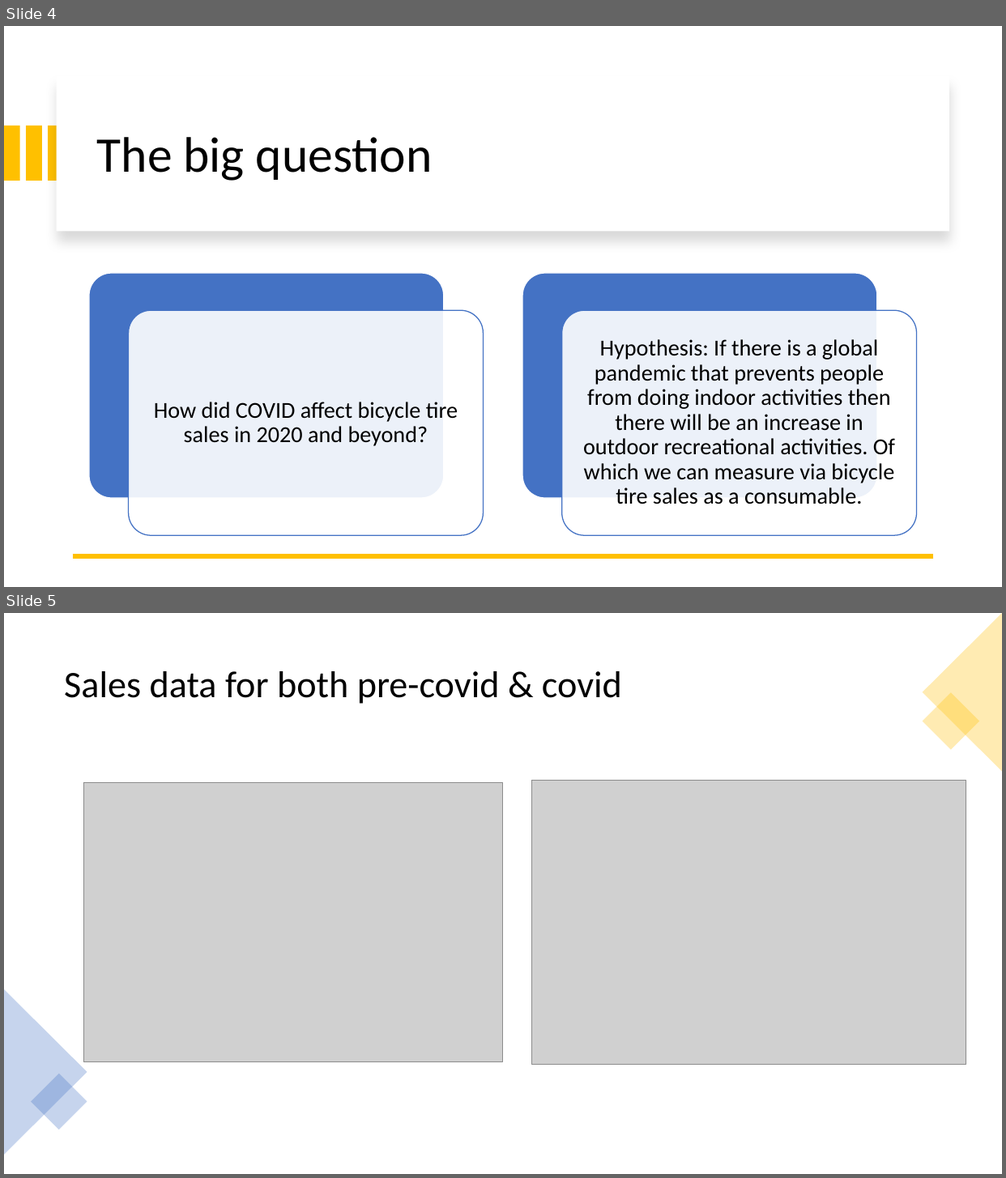
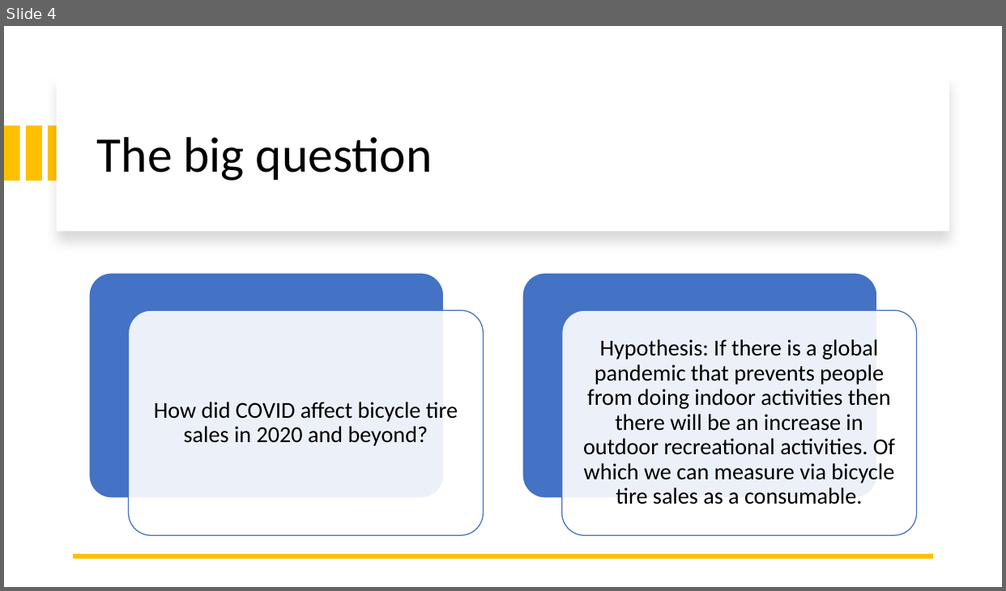
Before and after one commit to 2Delta/GT-Coding-Boot-Camp_Project-1, a slide deck: Project_power_point.pptx. Shown one above the other, each under a label of ours: slides 4 and 5 before the commit, slide 4 after it. The pictures are 1006x1178 and 1006x591 pixels, drawn with LibreOffice and Linux fonts; fonts in the diff are those of the drawing; grey boxes stand for pictures. Boxes give left, top, right and bottom in pixels: in the first picture for what was removed or moved away, otherwise in the second. Text is boxed around its words. In the diff, an @@ line names an element or a change of style, - is before the commit and + after.

```diff
--- a/Project_power_point.pptx
+++ b/Project_power_point.pptx
@@ slide 5 removed at [4,613,1002,1174], background #FFFFFF @@
@@ triangle removed at [923,613,1002,772] @@
@@ title removed at [64,671,622,704] @@
-Sales data for both pre-covid & covid
@@ rectangle removed at [923,693,979,750] @@
@@ picture removed at [83,782,503,1063] @@
@@ picture removed at [532,780,966,1064] @@
@@ triangle removed at [4,990,87,1155] @@
@@ rectangle removed at [31,1073,87,1130] @@
```
Also in this commit, not shown: 2 slides changed, 3 slides added, 1 other slide removed, 3 other files.
